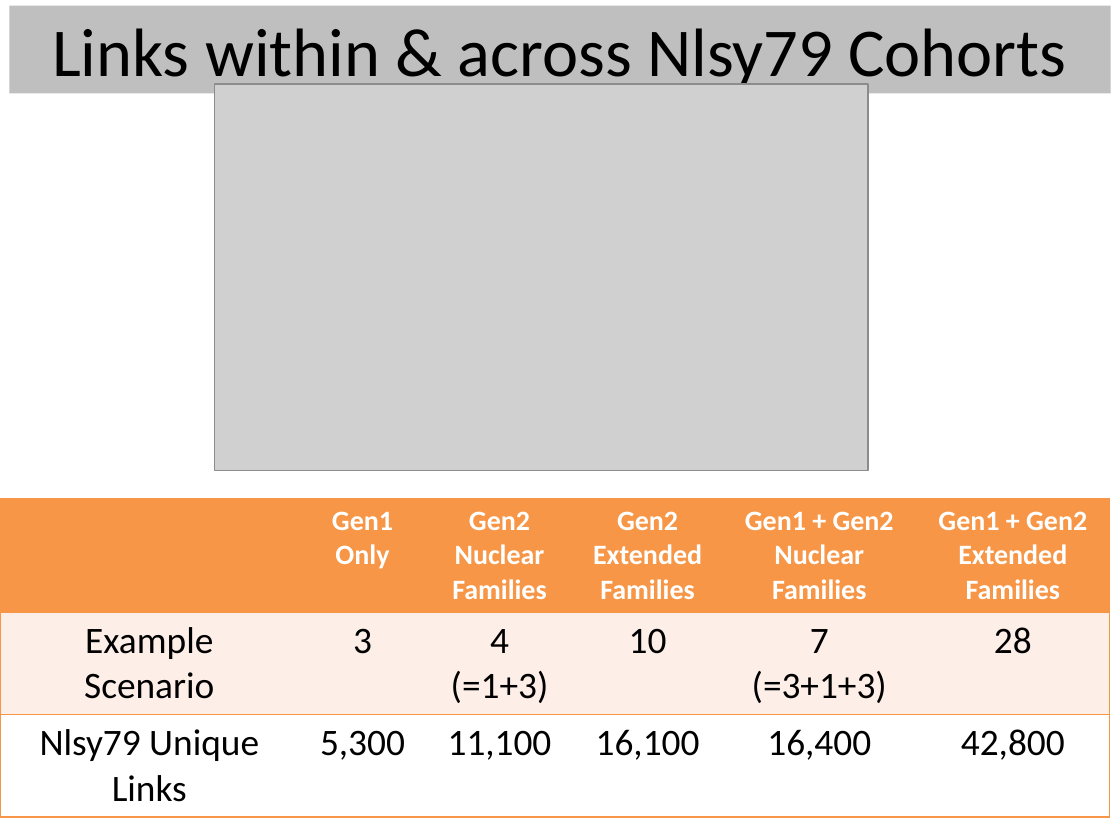
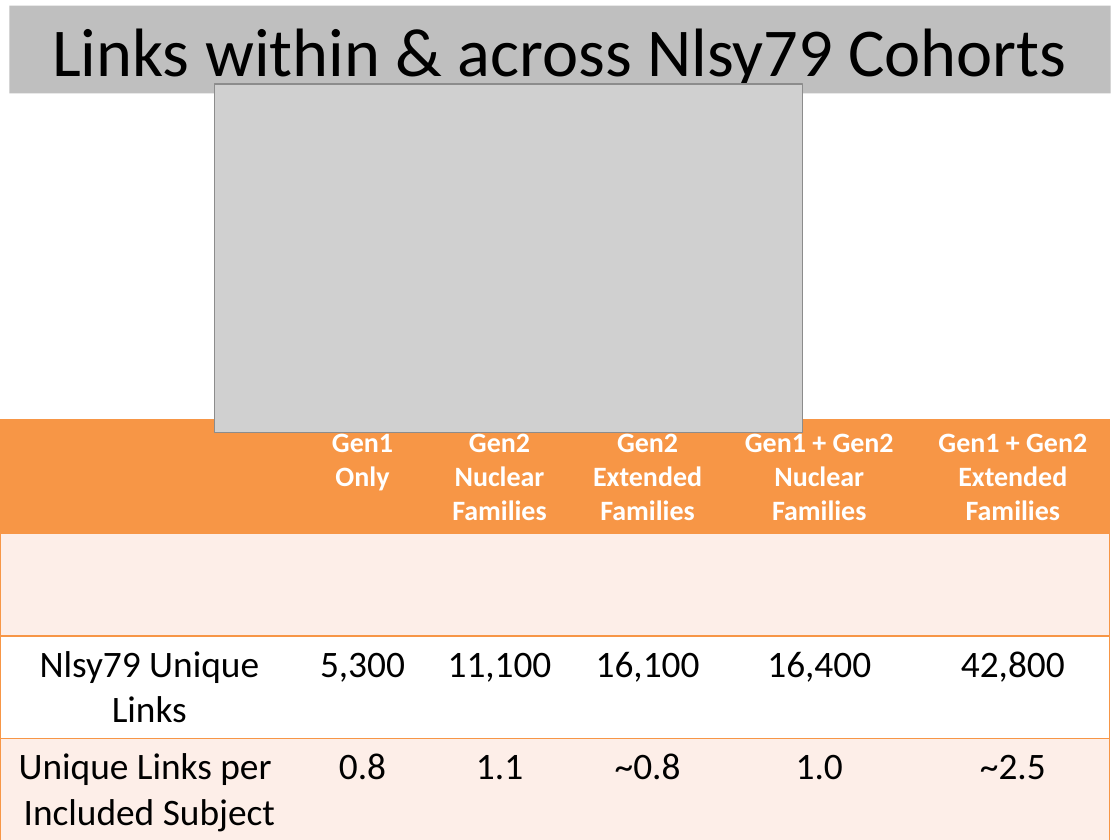
Before and after one commit to LiveOak/NlsyLinksDetermination, a slide deck: slide 14 of Publications/2013France/BeasleyBga2013-NlsyLinks.pptx. Drawn at 1120x840 pixels with LibreOffice and Linux fonts; fonts in the diff are those of the drawing; grey boxes stand for pictures. Boxes give left, top, right and bottom in pixels: in the first picture for what was removed or moved away, otherwise in the second. Text is boxed around its words. In the diff, an @@ line names an element or a change of style, - is before the commit and + after.

```diff
--- a/Publications/2013France/BeasleyBga2013-NlsyLinks.pptx
+++ b/Publications/2013France/BeasleyBga2013-NlsyLinks.pptx
@@ picture: place and size @@
-picture at [215,84,868,470]
+picture at [215,84,803,432]
@@ table at [0,420,1111,836] @@
-row 2: Example Scenario | 3 | 4 (=1+3) | 10 | 7 (=3+1+3) | 28
+row 2:  |  |  |  |  | 
+row 4: Unique Links per Included Subject | 0.8 | 1.1 | ~0.8 | 1.0 | ~2.5
@@ table: place and size @@
-table at [0,498,1111,812]
+table at [0,420,1111,836]
```
Also in this commit, not shown: 1 other slide changed.
